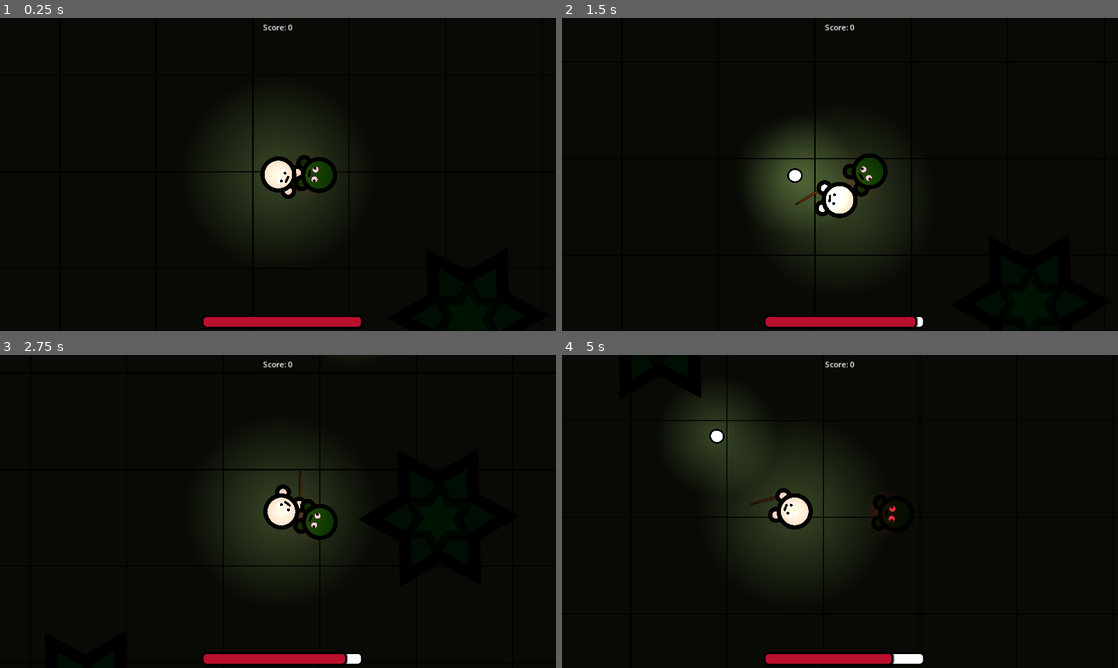
Above: before the commit, frames 1-4 (two rows, left to right).
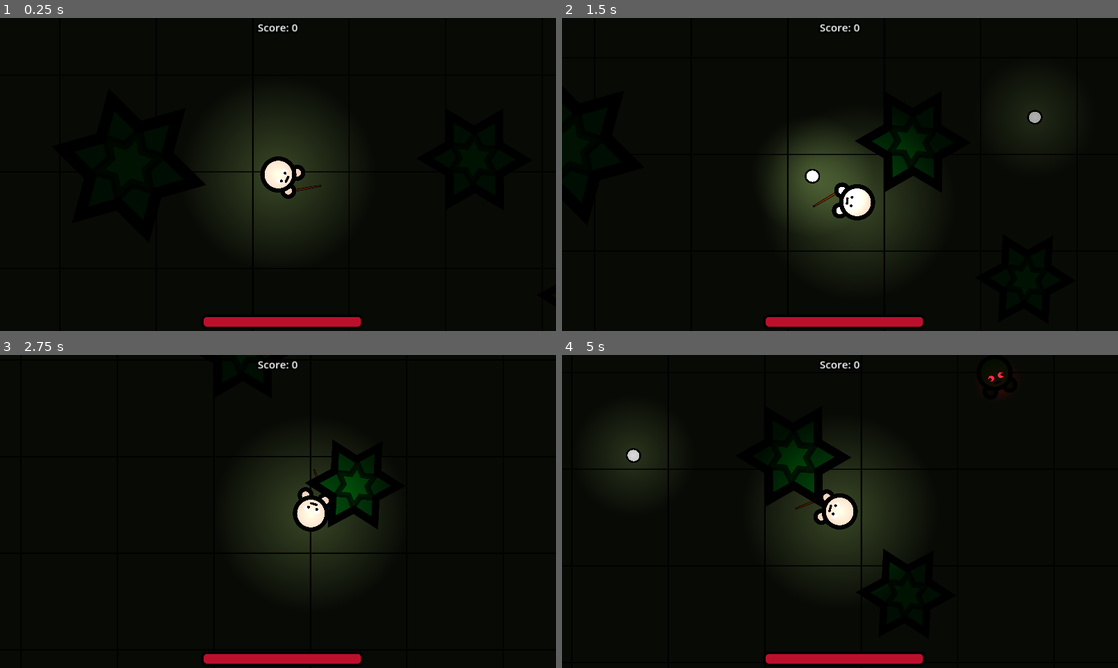
Above: after the commit, the same moments.

Repository: Honzoraptor31415/AttackOfTheDeceased
Game: Godot game, scene res://scenes/main.tscn
Same seed, same stepped clock (60 frames per second), same inputs: the game is played once before the commit and once after it.
Inputs (mouse positions are in pixels of both pictures, inside the frame that each line leads up to):
- Up to frame 1 (0.25 s): no input
- Up to frame 2 (1.5 s): move the mouse to (962, 158) at 0.52 s; press the mouse at (962, 158) at 0.53 s; hold Right (right) 0.53-1.28 s; move the mouse to (728, 190) at 1.27 s; release the mouse at (728, 190) at 1.28 s; hold Down (down) from 1.28 s (still down); click (728, 190) at 1.35 s
- Up to frame 3 (2.75 s): move the mouse to (333, 442) at 2.02 s; release Down (down) at 2.03 s; press the mouse at (333, 442) at 2.03 s; hold Right (right) from 2.03 s (still down)
- Up to frame 4 (5 s): move the mouse to (812, 574) at 2.77 s; release Right (right) at 2.78 s; release the mouse at (812, 574) at 2.78 s; hold Up (up) 2.78-3.53 s; click (812, 574) at 2.85 s; move the mouse to (1006, 558) at 3.52 s; press the mouse at (1006, 558) at 3.53 s; hold Left (left) from 3.53 s (still down); move the mouse to (673, 464) at 4.27 s; release the mouse at (673, 464) at 4.28 s; click (673, 464) at 4.35 s

The runs differ from the first frame. In frame 1, 0.6% of the frame differs, in the area x 36-61%, y 2-56%; in frame 2, 4.2%; in frame 3, 3.2%; in frame 4, 10%, in the area x 8-80%, y 2-99%.

Commit message:
Added a you lose screen and some more

Diff:
--- a/scenes/bullet.tscn
+++ b/scenes/bullet.tscn
@@ -6,6 +6,43 @@
 
 [sub_resource type="CircleShape2D" id="CircleShape2D_xtvx1"]
 radius = 13.0384
+
+[sub_resource type="Animation" id="Animation_4cslf"]
+resource_name = "lose_shine"
+length = 2.0
+tracks/0/type = "value"
+tracks/0/imported = false
+tracks/0/enabled = true
+tracks/0/path = NodePath(".:energy")
+tracks/0/interp = 1
+tracks/0/loop_wrap = true
+tracks/0/keys = {
+"times": PackedFloat32Array(0, 2),
+"transitions": PackedFloat32Array(1, 1),
+"update": 0,
+"values": [1.0, 0.0]
+}
+
+[sub_resource type="Animation" id="Animation_53ggn"]
+length = 0.001
+tracks/0/type = "value"
+tracks/0/imported = false
+tracks/0/enabled = true
+tracks/0/path = NodePath(".:energy")
+tracks/0/interp = 1
+tracks/0/loop_wrap = true
+tracks/0/keys = {
+"times": PackedFloat32Array(0),
+"transitions": PackedFloat32Array(1),
+"update": 0,
+"values": [1.0]
+}
+
+[sub_resource type="AnimationLibrary" id="AnimationLibrary_6byvj"]
+_data = {
+"RESET": SubResource("Animation_53ggn"),
+"lose_shine": SubResource("Animation_4cslf")
+}
 
 [node name="Bullet" type="Area2D"]
 script = ExtResource("1_nlrcl")
@@ -25,5 +62,11 @@
 [node name="PointLight2D" type="PointLight2D" parent="."]
 texture = ExtResource("3_mwhcj")
 
+[node name="AnimationPlayer" type="AnimationPlayer" parent="PointLight2D"]
+autoplay = "lose_shine"
+libraries = {
+"": SubResource("AnimationLibrary_6byvj")
+}
+
 [connection signal="body_entered" from="." to="." method="_on_body_entered"]
 [connection signal="timeout" from="EndTimer" to="." method="_on_end_timer_timeout"]
--- a/scenes/main.tscn
+++ b/scenes/main.tscn
@@ -1,10 +1,9 @@
-[gd_scene load_steps=14 format=3 uid="uid://bim1g6fo6bps"]
+[gd_scene load_steps=13 format=3 uid="uid://bim1g6fo6bps"]
 
 [ext_resource type="Script" path="res://scripts/main.gd" id="1_72jyo"]
 [ext_resource type="PackedScene" uid="uid://c7hin3g6hfkey" path="res://scenes/player.tscn" id="1_et7wi"]
 [ext_resource type="Texture2D" uid="uid://tviuqfuewo6q" path="res://assets/dirt-ground.png" id="1_qs56e"]
 [ext_resource type="Texture2D" uid="uid://b17kdr58g6kwe" path="res://assets/black-square.png" id="3_ocj3m"]
-[ext_resource type="PackedScene" uid="uid://gr71mncd48k0" path="res://scenes/zombie.tscn" id="3_p8rbt"]
 [ext_resource type="Texture2D" uid="uid://bia3q7c7simcm" path="res://assets/light-texture.webp" id="6_56xtj"]
 
 [sub_resource type="TileSetAtlasSource" id="TileSetAtlasSource_tolxj"]
@@ -47,8 +46,6 @@
 [node name="Player" parent="." instance=ExtResource("1_et7wi")]
 position = Vector2(-149, 0)
 
-[node name="Zombie" parent="." instance=ExtResource("3_p8rbt")]
-
 [node name="CanvasModulate" type="CanvasModulate" parent="."]
 color = Color(0.168627, 0.168627, 0.168627, 1)
 
--- a/scenes/player.tscn
+++ b/scenes/player.tscn
@@ -38,3 +38,9 @@
 shape = SubResource("CircleShape2D_yg5gu")
 
 [node name="UI" parent="." instance=ExtResource("4_kfck4")]
+
+[node name="AttackTimer" type="Timer" parent="."]
+wait_time = 0.2
+one_shot = true
+
+[connection signal="timeout" from="AttackTimer" to="." method="_on_attack_timer_timeout"]
--- a/scenes/ui.tscn
+++ b/scenes/ui.tscn
@@ -40,6 +40,9 @@
 [node name="Label" type="Label" parent="CenterContainer"]
 light_mask = 16
 layout_mode = 2
+theme_override_colors/font_outline_color = Color(0, 0, 0, 1)
+theme_override_constants/outline_size = 15
+theme_override_font_sizes/font_size = 22
 text = "Score: 0"
 
 [node name="PointLight2D" type="PointLight2D" parent="."]
--- /dev/null
+++ b/scenes/you_lose.tscn
@@ -0,0 +1,126 @@
+[gd_scene load_steps=9 format=3 uid="uid://vf8wi1t4tyr5"]
+
+[ext_resource type="Texture2D" uid="uid://tviuqfuewo6q" path="res://assets/dirt-ground.png" id="1_sa70n"]
+[ext_resource type="PackedScene" uid="uid://gr71mncd48k0" path="res://scenes/zombie.tscn" id="2_oi3k6"]
+[ext_resource type="PackedScene" uid="uid://bo6xbwcwjxm1f" path="res://scenes/tree.tscn" id="2_r3euf"]
+[ext_resource type="Texture2D" uid="uid://bia3q7c7simcm" path="res://assets/light-texture.webp" id="4_x17su"]
+
+[sub_resource type="TileSetAtlasSource" id="TileSetAtlasSource_0xmg6"]
+texture = ExtResource("1_sa70n")
+texture_region_size = Vector2i(200, 200)
+0:0/0 = 0
+
+[sub_resource type="TileSet" id="TileSet_gjoc3"]
+tile_size = Vector2i(200, 200)
+sources/0 = SubResource("TileSetAtlasSource_0xmg6")
+
+[sub_resource type="RectangleShape2D" id="RectangleShape2D_8qf8f"]
+size = Vector2(1163, 90)
+
+[sub_resource type="RectangleShape2D" id="RectangleShape2D_lyr7s"]
+size = Vector2(837.5, 90)
+
+[node name="YouLoseScreen" type="Node2D"]
+
+[node name="CanvasModulate" type="CanvasModulate" parent="."]
+color = Color(0.4, 0.4, 0.4, 1)
+
+[node name="TileMap" type="TileMap" parent="."]
+tile_set = SubResource("TileSet_gjoc3")
+format = 2
+layer_0/tile_data = PackedInt32Array(0, 0, 0, 1, 0, 0, 2, 0, 0, 3, 0, 0, 4, 0, 0, 5, 0, 0, 65541, 0, 0, 131077, 0, 0, 131076, 0, 0, 196612, 0, 0, 196613, 0, 0, 196611, 0, 0, 196610, 0, 0, 196609, 0, 0, 196608, 0, 0, 262143, 0, 0, 196607, 0, 0, 131071, 0, 0, 65535, 0, 0, -1, 0, 0, -65536, 0, 0, -65535, 0, 0, -65534, 0, 0, -65533, 0, 0, -65532, 0, 0, -65531, 0, 0, 65540, 0, 0, 65539, 0, 0, 65538, 0, 0, 65537, 0, 0, 65536, 0, 0, 131072, 0, 0, 131073, 0, 0, 131074, 0, 0, 131075, 0, 0)
+
+[node name="Zombie" parent="." instance=ExtResource("2_oi3k6")]
+position = Vector2(555, 304)
+
+[node name="Trees" type="Node2D" parent="."]
+
+[node name="Tree" parent="Trees" instance=ExtResource("2_r3euf")]
+
+[node name="Tree2" parent="Trees" instance=ExtResource("2_r3euf")]
+position = Vector2(147, 427)
+rotation = -1.59698
+scale = Vector2(1.1, 1.1)
+
+[node name="Tree3" parent="Trees" instance=ExtResource("2_r3euf")]
+position = Vector2(977, 400)
+rotation = -3.08923
+
+[node name="Tree6" parent="Trees" instance=ExtResource("2_r3euf")]
+position = Vector2(444, 66)
+rotation = -3.08923
+
+[node name="Tree4" parent="Trees" instance=ExtResource("2_r3euf")]
+position = Vector2(948, 142)
+rotation = -0.308923
+scale = Vector2(0.7, 0.7)
+
+[node name="Tree5" parent="Trees" instance=ExtResource("2_r3euf")]
+position = Vector2(629, 551)
+rotation = -0.308923
+scale = Vector2(0.9, 0.9)
+
+[node name="Camera2D" type="Camera2D" parent="."]
+anchor_mode = 0
+
+[node name="CenterContainer" type="CenterContainer" parent="."]
+clip_contents = true
+offset_right = 1152.0
+offset_bottom = 648.0
+
+[node name="PointLight2D" type="PointLight2D" parent="CenterContainer"]
+position = Vector2(577, 326)
+scale = Vector2(1.6, 1.6)
+texture = ExtResource("4_x17su")
+
+[node name="Texts" type="Node2D" parent="CenterContainer"]
+
+[node name="Label2" type="Label" parent="CenterContainer/Texts"]
+offset_left = 432.0
+offset_top = 312.0
+offset_right = 719.0
+offset_bottom = 357.0
+theme_override_colors/font_outline_color = Color(0, 0, 0, 1)
+theme_override_constants/outline_size = 27
+theme_override_font_sizes/font_size = 30
+text = "A zombie killed you."
+
+[node name="Label" type="Label" parent="CenterContainer/Texts"]
+offset_left = 467.0
+offset_top = 236.0
+offset_right = 685.0
+offset_bottom = 308.0
+theme_override_colors/font_outline_color = Color(0, 0, 0, 1)
+theme_override_constants/outline_size = 40
+theme_override_font_sizes/font_size = 50
+text = "You lose!"
+
+[node name="Walls" type="Node2D" parent="."]
+
+[node name="StaticBody2D" type="StaticBody2D" parent="Walls"]
+
+[node name="CollisionShape2D" type="CollisionShape2D" parent="Walls/StaticBody2D"]
+position = Vector2(571.5, -42)
+shape = SubResource("RectangleShape2D_8qf8f")
+
+[node name="StaticBody2D2" type="StaticBody2D" parent="Walls"]
+
+[node name="CollisionShape2D" type="CollisionShape2D" parent="Walls/StaticBody2D2"]
+position = Vector2(578, 694)
+shape = SubResource("RectangleShape2D_8qf8f")
+
+[node name="StaticBody2D3" type="StaticBody2D" parent="Walls"]
+position = Vector2(0, 56)
+
+[node name="CollisionShape2D" type="CollisionShape2D" parent="Walls/StaticBody2D3"]
+position = Vector2(1196, 269.25)
+rotation = 1.5708
+shape = SubResource("RectangleShape2D_lyr7s")
+
+[node name="StaticBody2D4" type="StaticBody2D" parent="Walls"]
+position = Vector2(-1220, 58)
+
+[node name="CollisionShape2D" type="CollisionShape2D" parent="Walls/StaticBody2D4"]
+position = Vector2(1196, 269.25)
+rotation = 1.5708
+shape = SubResource("RectangleShape2D_lyr7s")
--- a/scripts/main.gd
+++ b/scripts/main.gd
@@ -11,13 +11,16 @@
 const max_y = 1406
 
 func _ready():
-	# place 10 trees around the map randomly
-	for i in range(10):
+	for i in range(15):
 		var tree_instance = tree_scene.instantiate()
 		tree_instance.position = Vector2(rng.randf_range(min_x, max_x), rng.randf_range(min_y, max_y))
+		tree_instance.rotation = rng.randi_range(0, 360)
+
+		var random_scale = rng.randf_range(0.6, 1.1)
+		tree_instance.scale.x = random_scale
+		tree_instance.scale.y = random_scale
 		add_child(tree_instance)
 
-	# place 10 zombies around the map randomly
 	for i in range(10):
 		var zombie_instance = zombie_scene.instantiate()
 		zombie_instance.position = Vector2(rng.randf_range(min_x, max_x), rng.randf_range(min_y, max_y))
--- a/scripts/player.gd
+++ b/scripts/player.gd
@@ -1,7 +1,10 @@
 extends CharacterBody2D
+
+var can_attack = true
 
 @export var speed = 400
 @export var health = 100
+@export var score = 0
 
 @onready var health_bar = $UI/HealthBar
 @onready var bullet_scene = preload("res://scenes/bullet.tscn")
@@ -19,9 +22,19 @@
 	move_and_slide()
 	look_at(get_global_mouse_position())
 	health_bar.value = health
+	$UI/CenterContainer/Label.text = "Score: " + str(score)
+
+	if(health <= 0):
+		get_tree().change_scene_to_file("res://scenes/you_lose.tscn")
 
 func shoot():
-	var bullet_instance = bullet_scene.instantiate()
-	bullet_instance.position = position
-	bullet_instance.transform = transform
-	$/root/Main.add_child(bullet_instance)
+	if(can_attack):
+		var bullet_instance = bullet_scene.instantiate()
+		bullet_instance.position = position
+		bullet_instance.transform = transform
+		$/root/Main.add_child(bullet_instance)
+		can_attack = false
+		$AttackTimer.start()
+
+func _on_attack_timer_timeout():
+	can_attack = true
--- a/scripts/zombie.gd
+++ b/scripts/zombie.gd
@@ -13,6 +13,7 @@
 
 func _ready():
 	$MovementTimer.wait_time = rng.randf_range(1, 5)
+	go_to_random_position()
 
 func _physics_process(_delta):
 	if(is_player_nearby):
@@ -20,7 +21,8 @@
 		velocity = position.direction_to(player.position) * speed
 	move_and_slide()
 
-	if(health == 0):
+	if(health <= 0):
+		player.score += 1
 		queue_free()
 
 func _on_movement_timer_timeout():
@@ -37,10 +39,9 @@
 		go_to_random_position()
 
 func go_to_random_position():
-	var random_vector = Vector2(rng.randf_range(-100.0, 100.0), rng.randf_range(-100.0, 100.0))
+	var random_vector = Vector2(position.x + rng.randf_range(-100.0, 100.0), position.y + rng.randf_range(-100.0, 100.0))
 	look_at(random_vector)
 	velocity = position.direction_to(random_vector) * speed
-
 
 func _on_attack_area_body_entered(body):
 	if(body == player):
Binary file added: assets/dirt-ground-particlepng.png
Not shown, added: assets/dirt-ground-particlepng.png.import
Not shown: 1 places in scenes/bullet.tscn that only renumber resources
